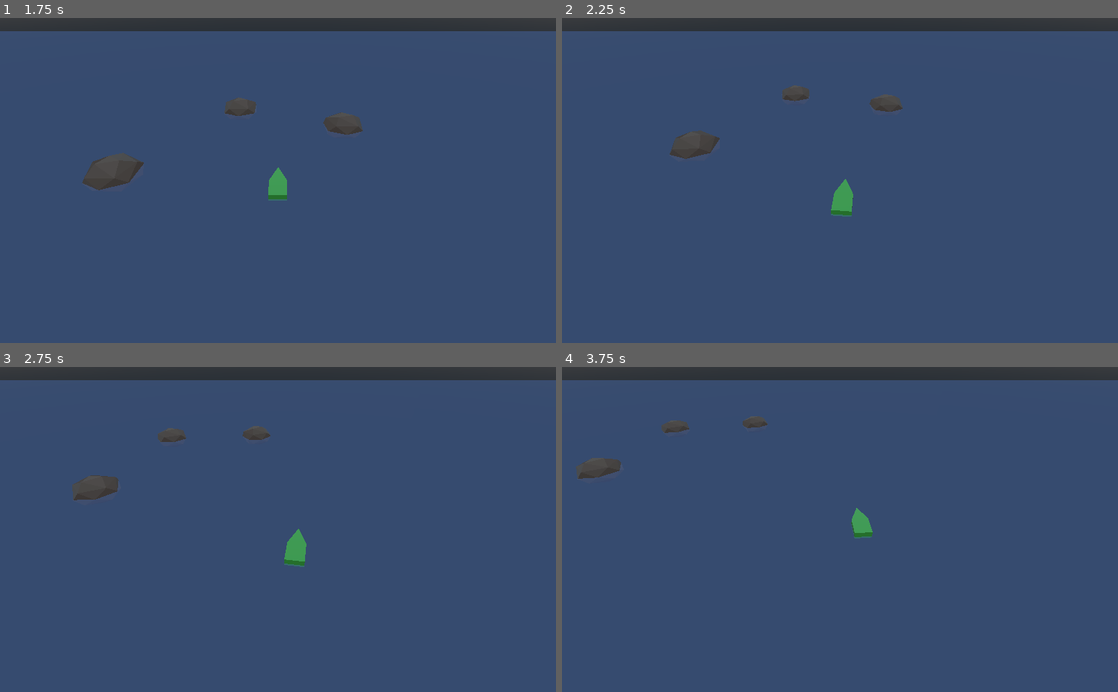
Above: before the commit, frames 1-4 (two rows, left to right).
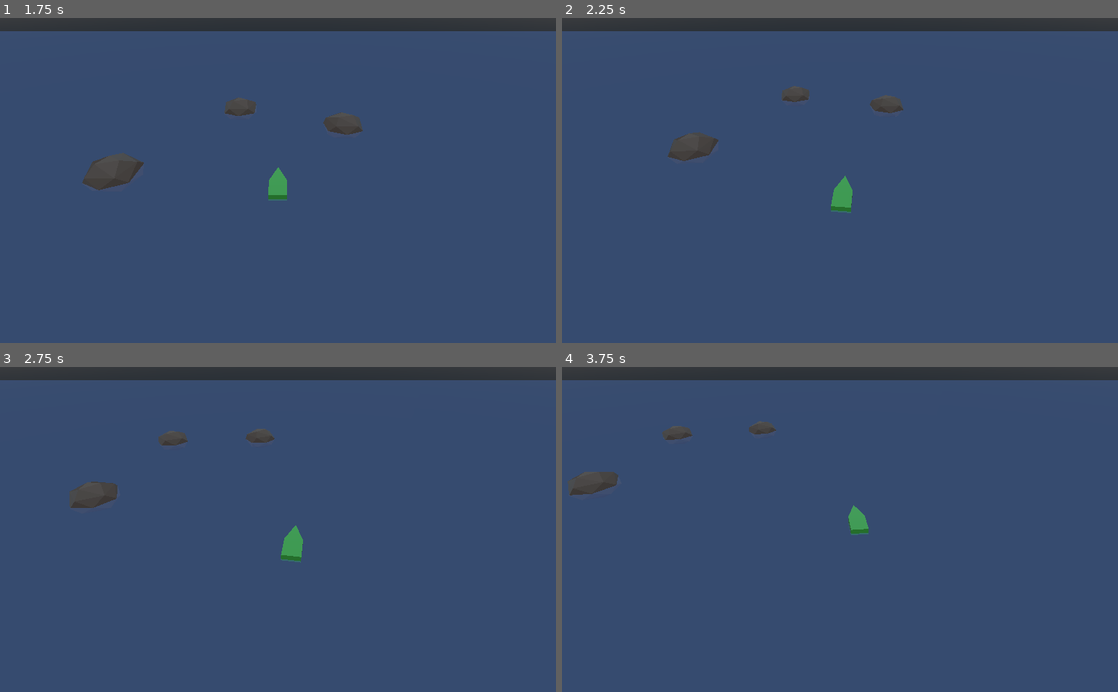
Above: after the commit, the same moments.

Repository: oparisy/Alakajam10
Game: Godot game, scene res://Main.tscn
Two runs of this game, one before a commit and one after it. Both use one fixed random seed, a clock stepped at 60 frames per second and the inputs below.
Inputs:
- Up to frame 1 (1.75 s): hold Right (rotate_right) 0.53-1.28 s; hold Down (backward) from 1.28 s (still down)
- Up to frame 2 (2.25 s): release Down (backward) at 2.03 s; hold Right (rotate_right) from 2.03 s (still down)
- Up to frame 3 (2.75 s): keep holding Right (rotate_right)
- Up to frame 4 (3.75 s): release Right (rotate_right) at 2.78 s; hold Up (forward) 2.78-3.53 s; hold Left (rotate_left) from 3.53 s (still down)

Frame 1 is identical in both runs. In frame 2, 0.3% of the frame differs, in the area x 19-62%, y 20-62%; in frame 3, 0.8%; in frame 4, 1.3%, in the area x 1-56%, y 15-53%.

Commit message:
Capping vitesse, amélioration déplacement

Diff:
--- a/ChaosLagoons/KinematicBody.gd
+++ b/ChaosLagoons/KinematicBody.gd
@@ -6,6 +6,9 @@
 
 export var speed = 0.4
 export var rot_speed = 0.85
+export var max_speed = 15
+
+var max_speed_squared = max_speed * max_speed
 
 # This will maintain player velocity
 var velocity = Vector3.ZERO
@@ -20,15 +23,26 @@
 
 # See https://www.youtube.com/watch?v=rOA8i_clm1Y
 func get_input(delta):
+	var changed = false
 	if Input.is_action_pressed("forward"):
 		# "Local forward vector"
 		velocity += -transform.basis.z	* speed
+		changed = true
 	if Input.is_action_pressed("backward"):
 		velocity += transform.basis.z	* speed
+		changed = true
 	if Input.is_action_pressed("rotate_left"):
 		rotate_y(rot_speed * delta)
+		changed = true
 	if Input.is_action_pressed("rotate_right"):
 		rotate_y(-rot_speed * delta)
+		changed = true
+
+	if changed:
+		var currentSpeedSqr = velocity.length_squared()
+		if currentSpeedSqr > max_speed_squared:
+			# Cap max speed while keeping direction
+			velocity = velocity.normalized() * max_speed
 
 # Called when the node enters the scene tree for the first time.
 func _ready():
Not shown, changed: notes/journal.txt
Not shown, changed: notes/plan.txt
Not shown, changed: notes/time.txt
